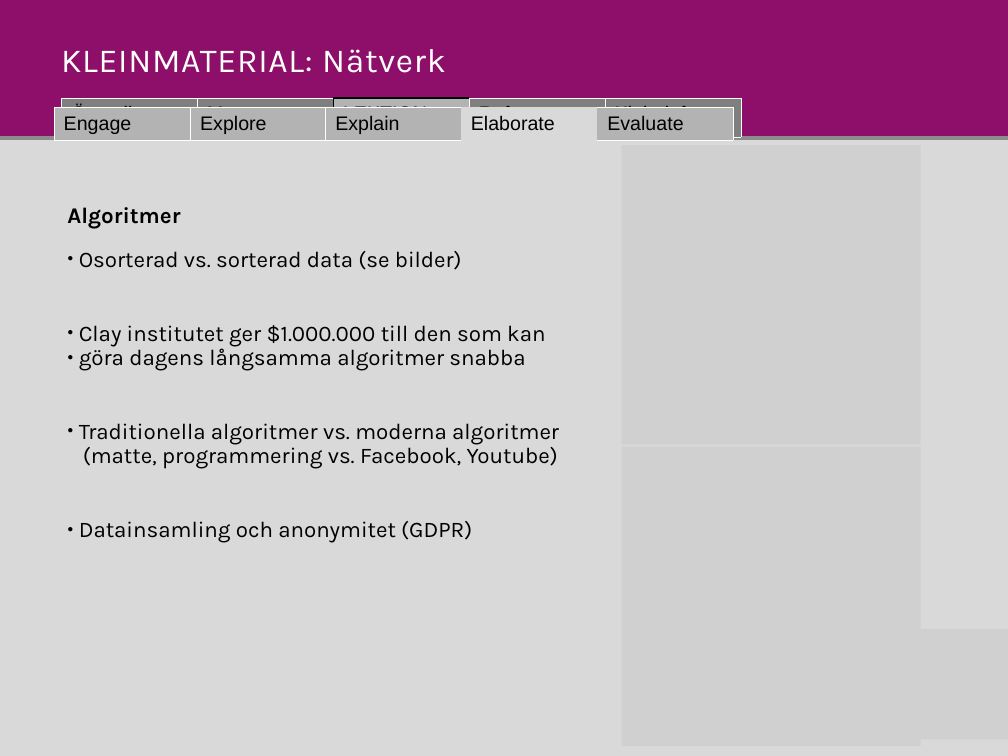
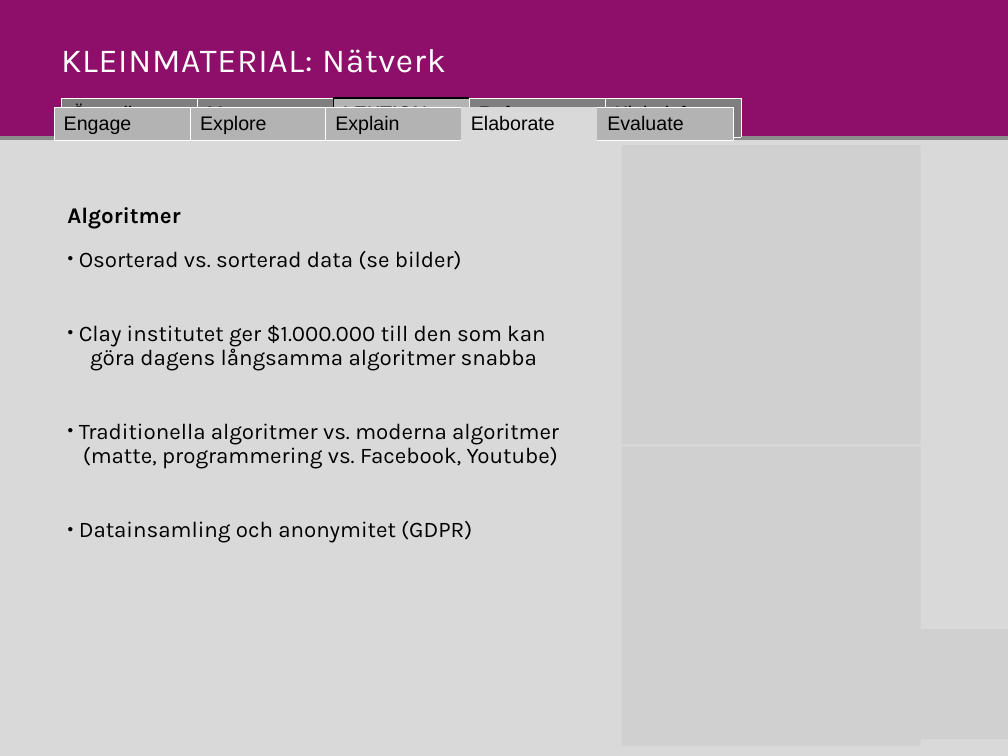
Before and after one commit to Niwsters/teaching-materials-thesis, a slide deck: slide 7 of docs/materials/natverk/material_natverk_revision.pptx. Drawn at 1008x756 pixels with LibreOffice and Linux fonts; fonts in the diff are those of the drawing; grey boxes stand for pictures. Boxes give left, top, right and bottom in pixels: in the first picture for what was removed or moved away, otherwise in the second. Text is boxed around its words. In the diff, an @@ line names an element or a change of style, - is before the commit and + after.

```diff
--- a/docs/materials/natverk/material_natverk_revision.pptx
+++ b/docs/materials/natverk/material_natverk_revision.pptx
@@ text at (x1=79, y1=325, x2=545, y2=371): text changed @@
-● Clay institutet ger $1.000.000 till den som kan
-● göra dagens långsamma algoritmer snabba
+● Clay institutet ger $1.000.000 till den som kan
+  göra dagens långsamma algoritmer snabba
```
Also in this commit, not shown: 1 other slide changed, 14 other files.
